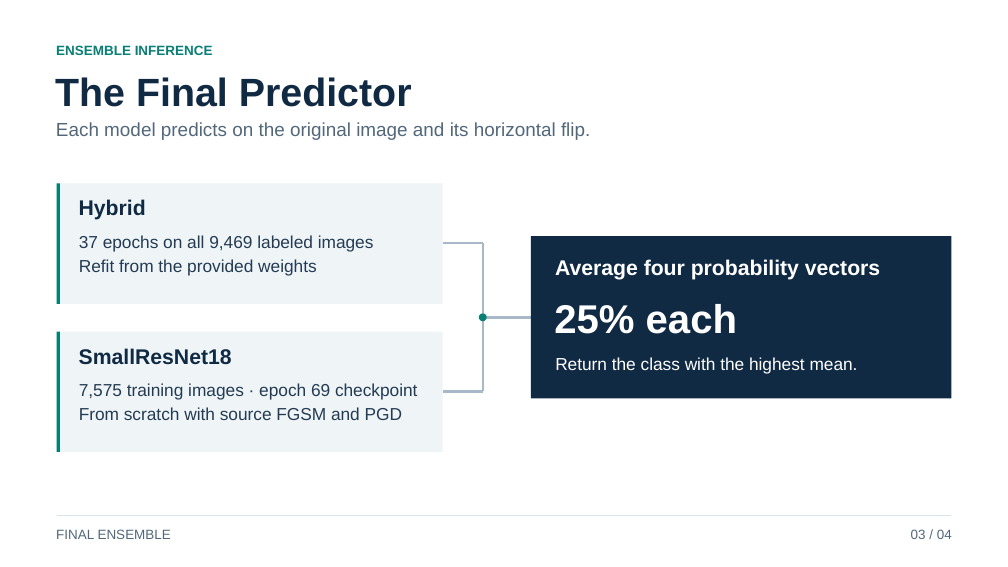
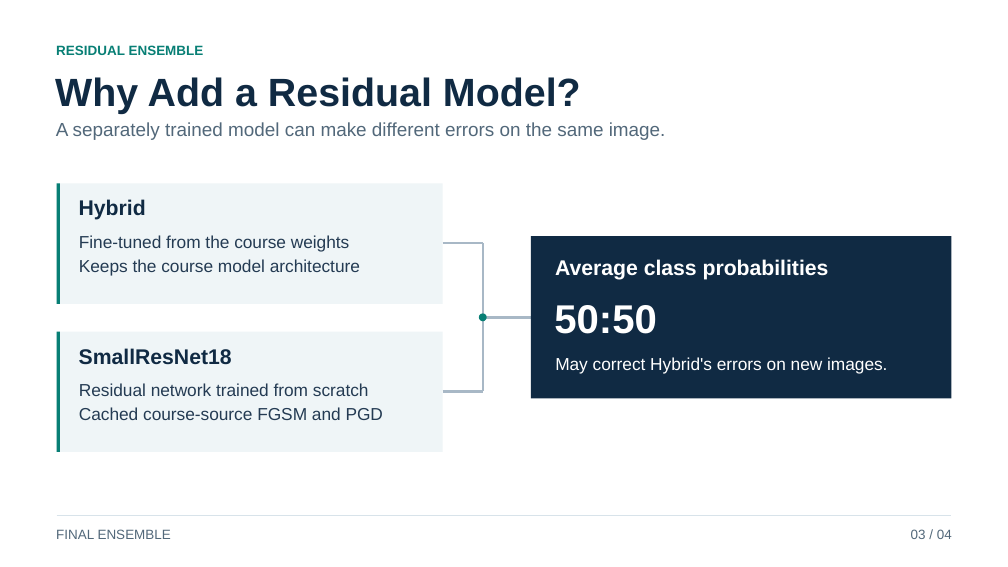
Before and after one commit to Cobblepot2/COMP-5577-Dataset3, a slide deck: slide 3 of docs/task3_presentation_en.pptx. Drawn at 1008x567 pixels with LibreOffice and Linux fonts; fonts in the diff are those of the drawing. Boxes give left, top, right and bottom in pixels: in the first picture for what was removed or moved away, otherwise in the second. Text is boxed around its words. In the diff, an @@ line names an element or a change of style, - is before the commit and + after.

```diff
--- a/docs/task3_presentation_en.pptx
+++ b/docs/task3_presentation_en.pptx
@@ text at (56,45,204,55): text changed @@
-ENSEMBLE INFERENCE
+RESIDUAL ENSEMBLE
@@ text at (55,77,581,114): text changed @@
-The Final Predictor
+Why Add a Residual Model?
@@ text at (56,122,666,140): text changed @@
-Each model predicts on the original image and its horizontal flip.
+A separately trained model can make different errors on the same image.
@@ text at (79,235,360,276): text changed @@
-37 epochs on all 9,469 labeled images
-Refit from the provided weights
+Fine-tuned from the course weights
+Keeps the course model architecture
@@ text at (555,259,829,280): text changed @@
-Average four probability vectors
+Average class probabilities
@@ text at (554,305,657,334): text changed @@
-25% each
+50:50
@@ text at (555,357,887,374): text changed @@
-Return the class with the highest mean.
+May correct Hybrid's errors on new images.
@@ text at (79,383,383,420): text changed @@
-7,575 training images · epoch 69 checkpoint
-From scratch with source FGSM and PGD
+Residual network trained from scratch
+Cached course-source FGSM and PGD
```
Also in this commit, not shown: 1 other slide changed, 1 other file.
